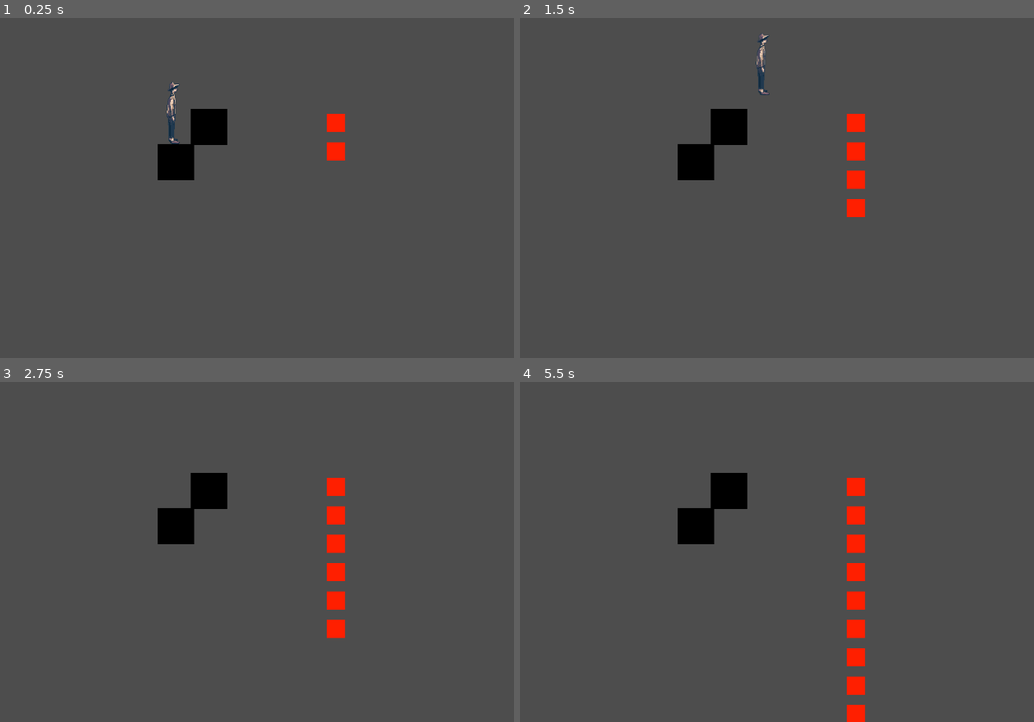
Above: before the commit, frames 1-4 (two rows, left to right).
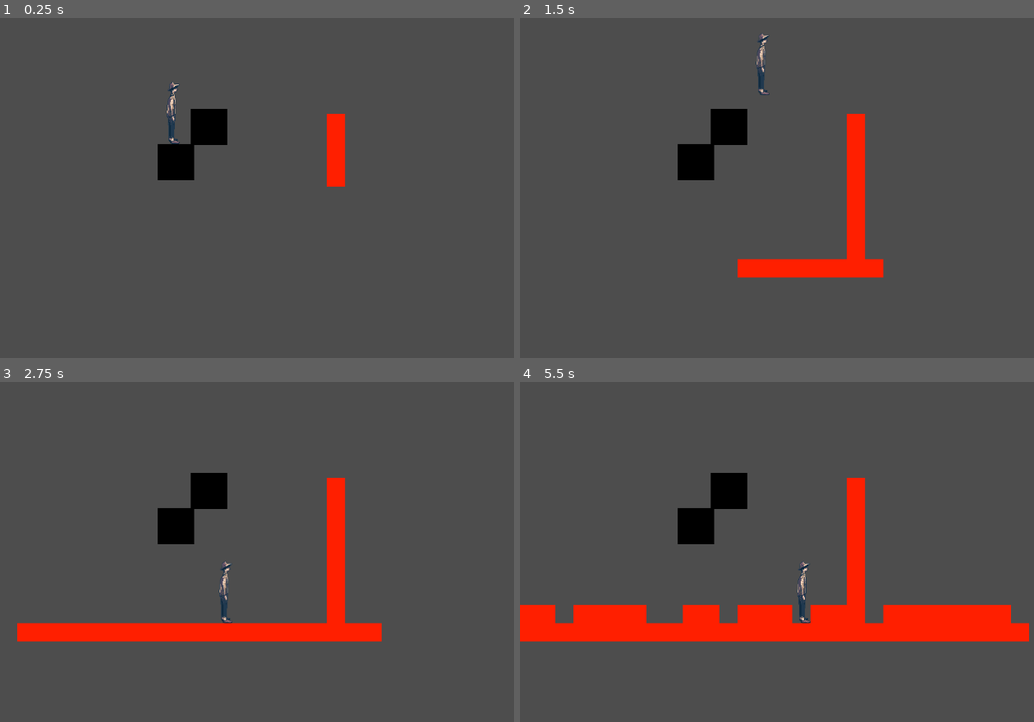
Above: after the commit, the same moments.

Repository: hellomynameisren/ludumdare
Game: Godot game, scene res://liquid/play_area.tscn
Two runs of this game, one before a commit and one after it. Both use one fixed random seed, a clock stepped at 60 frames per second and the inputs below. The project has no main scene, so this scene is started directly.
Inputs:
- Up to frame 1 (0.25 s): no input
- Up to frame 2 (1.5 s): hold Right (ui_right) from 0.53 s (still down); tap Up (ui_up) at 0.77 s
- Up to frame 3 (2.75 s): tap Up (ui_up) at 1.52 s; release Right (ui_right) at 2.03 s; hold Left (ui_left) from 2.03 s (still down)
- Up to frame 4 (5.5 s): release Left (ui_left) at 2.78 s; hold Right (ui_right) 2.78-4.28 s; tap Up (ui_up) at 3.02, 3.77, 4.52 s; hold Left (ui_left) 4.28-5.03 s; hold Right (ui_right) from 5.03 s (still down)

The runs differ from the first frame. In frame 1, 0.4% of the frame differs, in the area x 63-68%, y 33-50%; in frame 2, 2.4%; in frame 3, 4.5%; in frame 4, 10%, in the area x 0-100%, y 33-100%.

Commit message:
lava hits bottom

Diff:
--- a/liquid/lava_spawner.gd
+++ b/liquid/lava_spawner.gd
@@ -6,7 +6,7 @@
 
 # Adjust these as per your game's needs
 var LAVA_TILE_ID = 1  # ID of your lava tile
-var CHECK_INTERVAL = 1.0  # seconds
+var CHECK_INTERVAL = 0.2  # seconds
 
 var world: Node2D
 
@@ -36,7 +36,7 @@
 		# Check if the child is a lava node, adjust this based on your setup
 		if child is lava_block:  # Or "child is Lava" if Lava is a script type
 			for offset in [Vector2(0, 1), Vector2(1, 0), Vector2(0, -1), Vector2(-1, 0)]:
-				var check_position = child.global_position + 50 * offset
+				var check_position = child.global_position + 32 * offset
 				if _is_valid_lava_position(check_position):
 					potential_positions.append(check_position)
 
@@ -63,6 +63,13 @@
 	world.add_child(lava_instance)
 
 func _is_valid_lava_position(position: Vector2) -> bool:
+	# Check if position is within the world's bounds
+	var top_left = Vector2.ZERO
+	var bottom_right = world.get_node("BottomRight").global_position
+	var world_bounds = Rect2(top_left, bottom_right - top_left)
+	if not world_bounds.has_point(position):
+		return false
+
 	var space_state = PhysicsServer2D.space_get_direct_state(world.get_world_2d().space)
 
 	var query_parameters = PhysicsPointQueryParameters2D.new()
--- a/liquid/play_area.tscn
+++ b/liquid/play_area.tscn
@@ -20,3 +20,6 @@
 
 [node name="LavaBlock" parent="." instance=ExtResource("4_ir852")]
 position = Vector2(590, 234)
+
+[node name="BottomRight" type="Node2D" parent="."]
+position = Vector2(904, 503)
